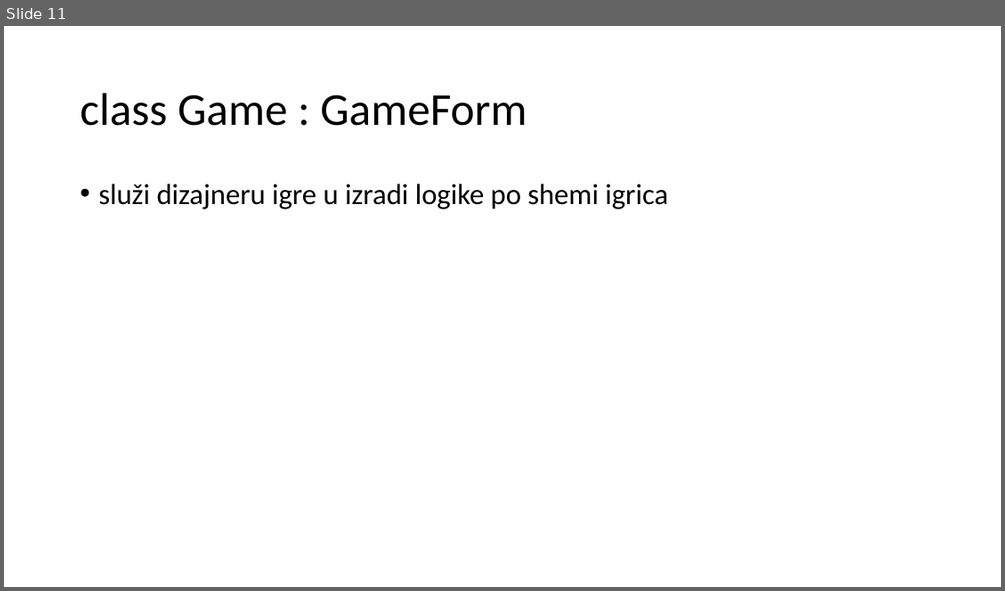
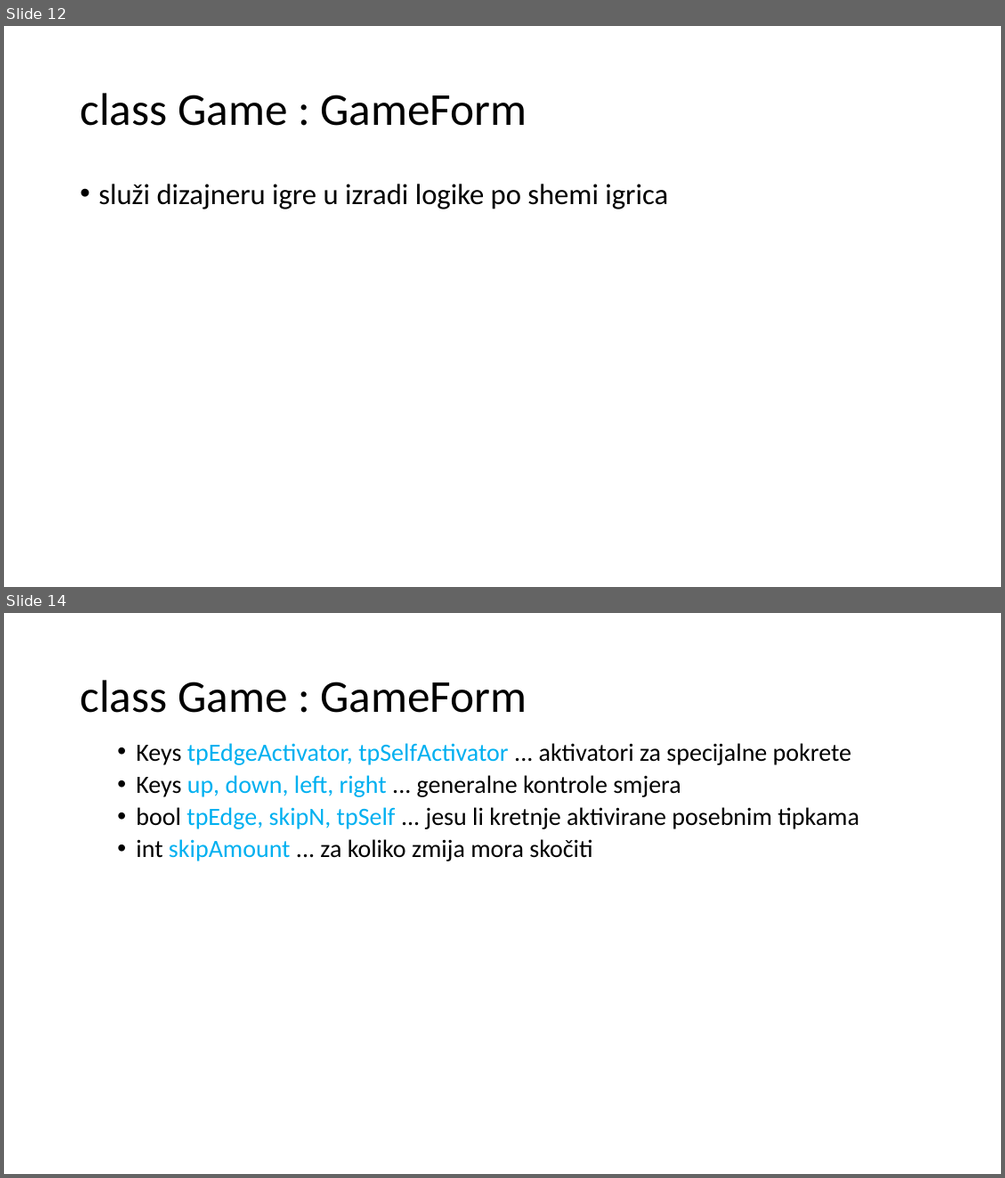
Before and after one commit to mihapetr/Zmija, a slide deck: docs/Zmijica.pptx. Shown one above the other, each under a label of ours: slide 11 before the commit, slides 12 and 14 after it; the slides between them are not shown. The pictures are 1005x591 and 1005x1178 pixels, drawn with LibreOffice and Linux fonts; fonts in the diff are those of the drawing. Boxes give left, top, right and bottom in pixels: in the first picture for what was removed or moved away, otherwise in the second. Text is boxed around its words. In the diff, an @@ line names an element or a change of style, - is before the commit and + after.

```diff
--- a/docs/Zmijica.pptx
+++ b/docs/Zmijica.pptx
@@ slide 14 added at (4, 613, 1001, 1174), background #FFFFFF @@
@@ title added at (80, 680, 526, 713), 44 pt, text #000000 @@
+class Game : GameForm
@@ text added at (136, 743, 859, 861), 24 pt, text #000000 @@
+  • Keys tpEdgeActivator, tpSelfActivator ... aktivatori za specijalne pokrete
+  • Keys up, down, left, right ... generalne kontrole smjera
+  • bool tpEdge, skipN, tpSelf ... jesu li kretnje aktivirane posebnim tipkama
+  • int skipAmount ... za koliko zmija mora skočiti
@@ what was slide 11 is now slide 12 @@
```
Also in this commit, not shown: 6 slides changed, 6 other slides added, 2 slides removed, 1 other file.
